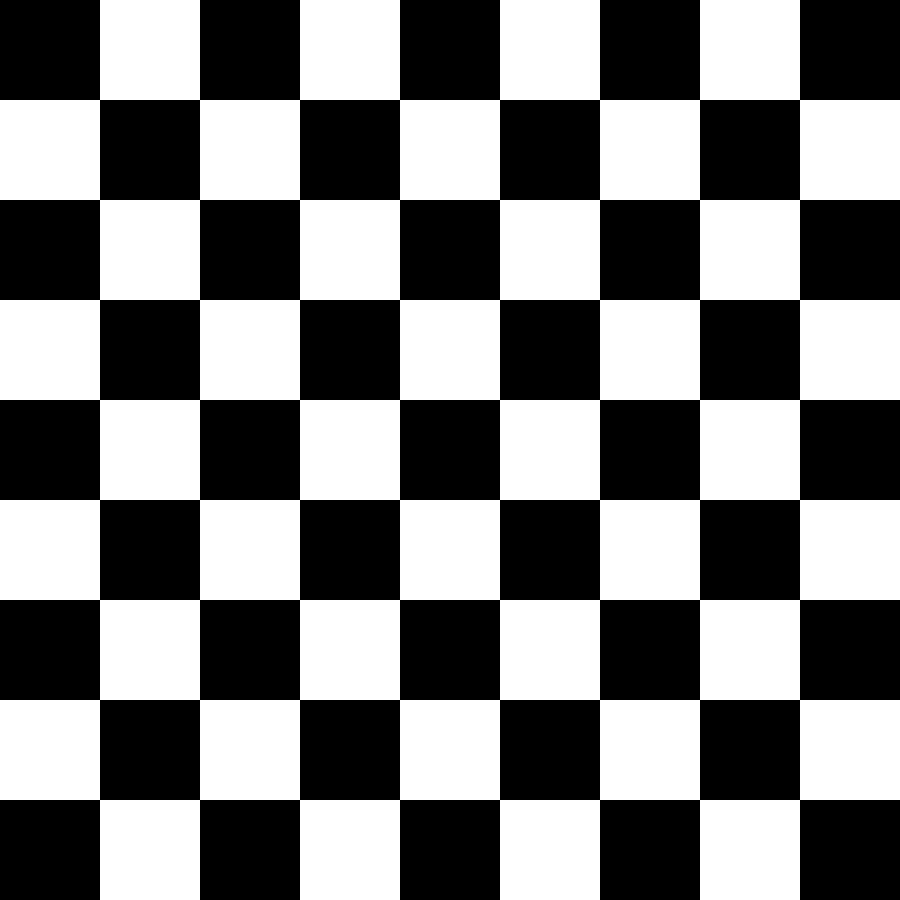
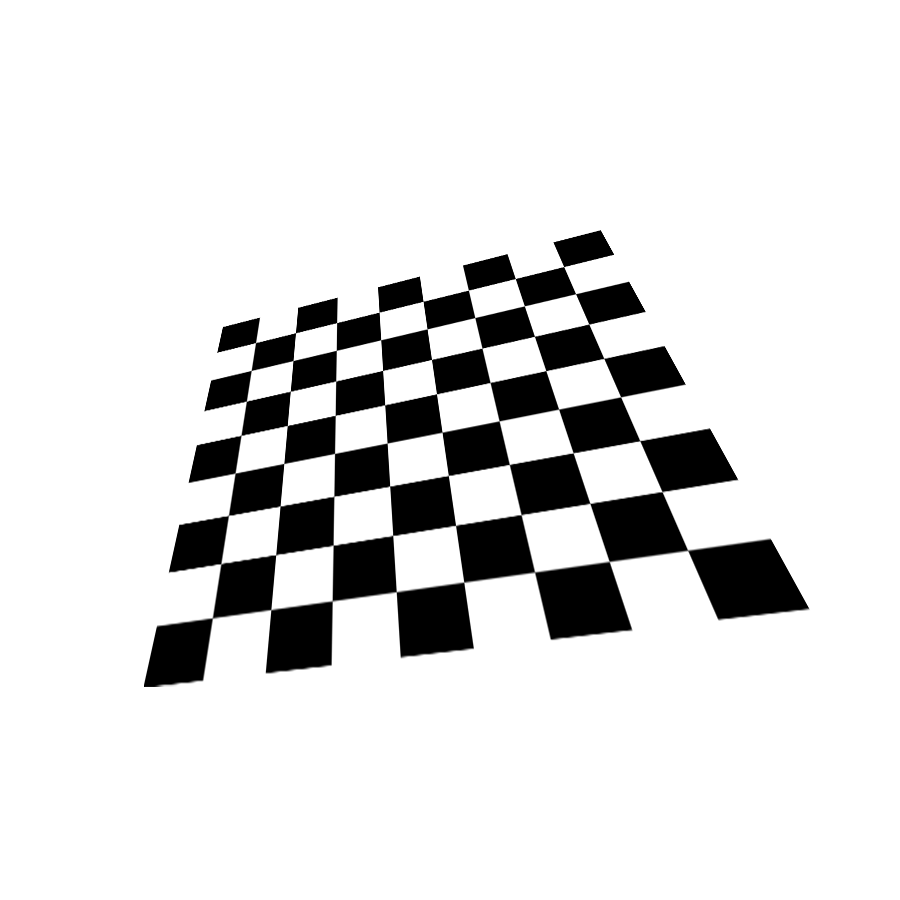
Layers edited between the first and the second (900, 900) image:
added layer "图层 2 副本" above "图层 2" over (144, 230, 811, 687)
hid "图层 2" over (0, 0, 900, 900)
